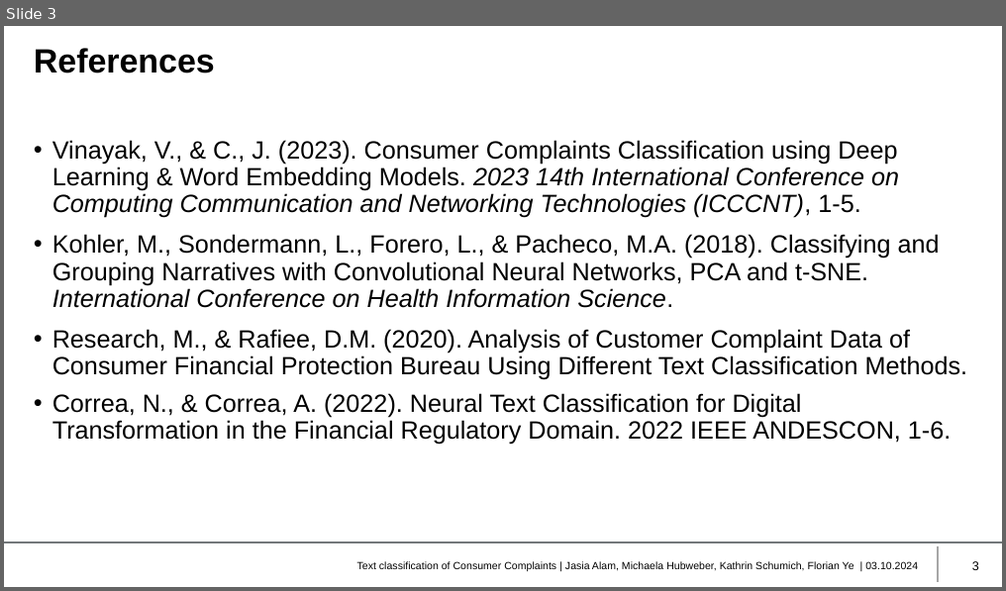
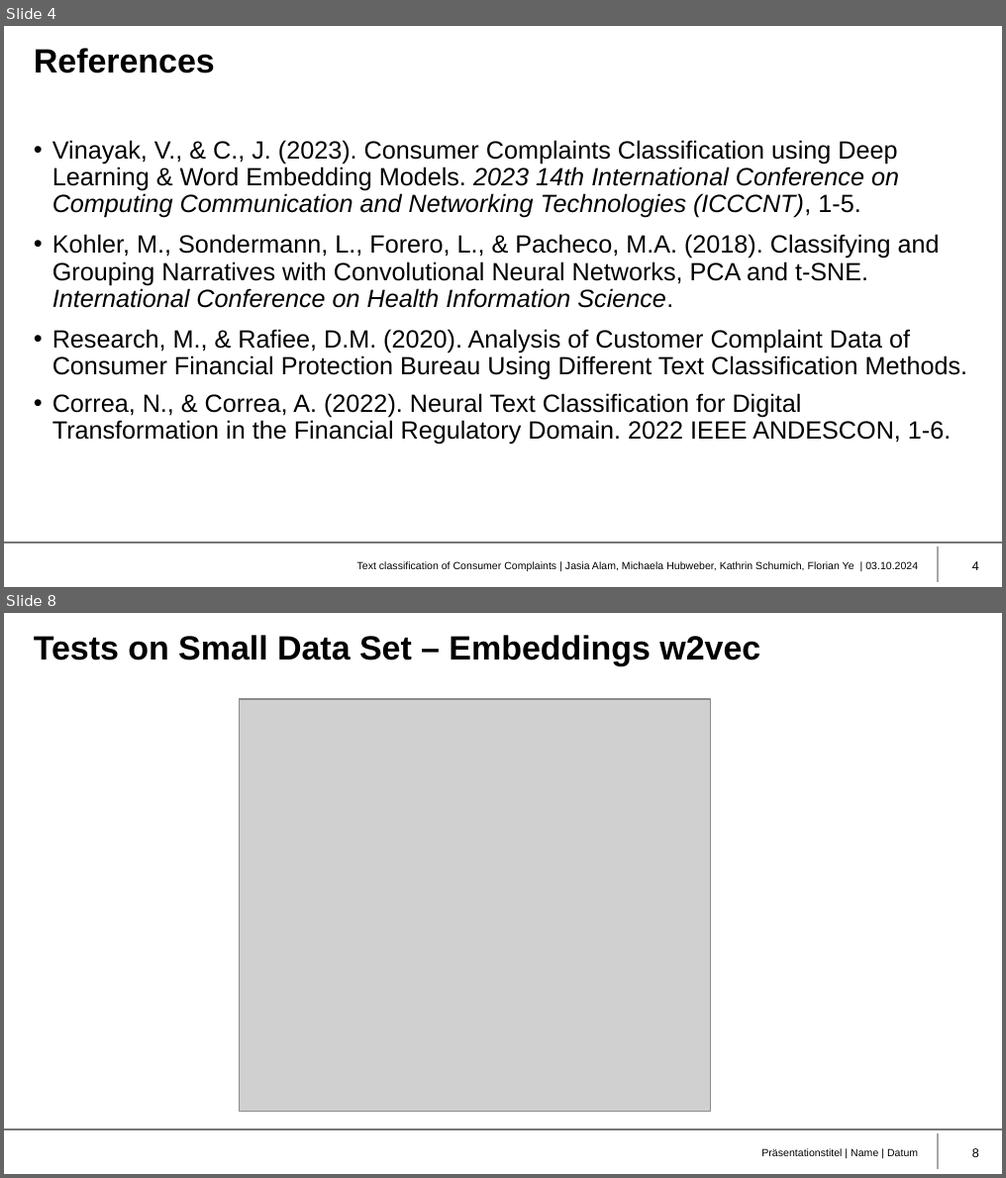
Before and after one commit to JasiaAlam/MDS_NLP, a slide deck: NLP2_Consumer_Complaint.pptx. Shown one above the other, each under a label of ours: slide 3 before the commit, slides 4 and 8 after it; the slides between them are not shown. The pictures are 1006x591 and 1006x1178 pixels, drawn with LibreOffice and Linux fonts; fonts in the diff are those of the drawing; grey boxes stand for pictures; background and template pictures are left out. Boxes give left, top, right and bottom in pixels: in the first picture for what was removed or moved away, otherwise in the second. Text is boxed around its words. In the diff, an @@ line names an element or a change of style, - is before the commit and + after.

```diff
--- a/NLP2_Consumer_Complaint.pptx
+++ b/NLP2_Consumer_Complaint.pptx
@@ slide 8 added at [4, 613, 1002, 1174], background #FFFFFF; not listed: 2 template elements that a slide beside it also shows @@
@@ title added at [34, 635, 760, 665], 24.3 pt, text #000000, bold @@
+Tests on Small Data Set – Embeddings w2vec
@@ picture added at [239, 699, 710, 1111] @@
@@ text added at [761, 1149, 918, 1157], 7.5 pt, text #000000 @@
+Präsentationstitel | Name | Datum
@@ page number added at [972, 1149, 979, 1157], 9 pt, text #000000 @@
+8
@@ what was slide 3 is now slide 4 @@
@@ page number at [972, 562, 979, 570]: text changed @@
-3
+4
```
Also in this commit, not shown: 6 other slides added.
